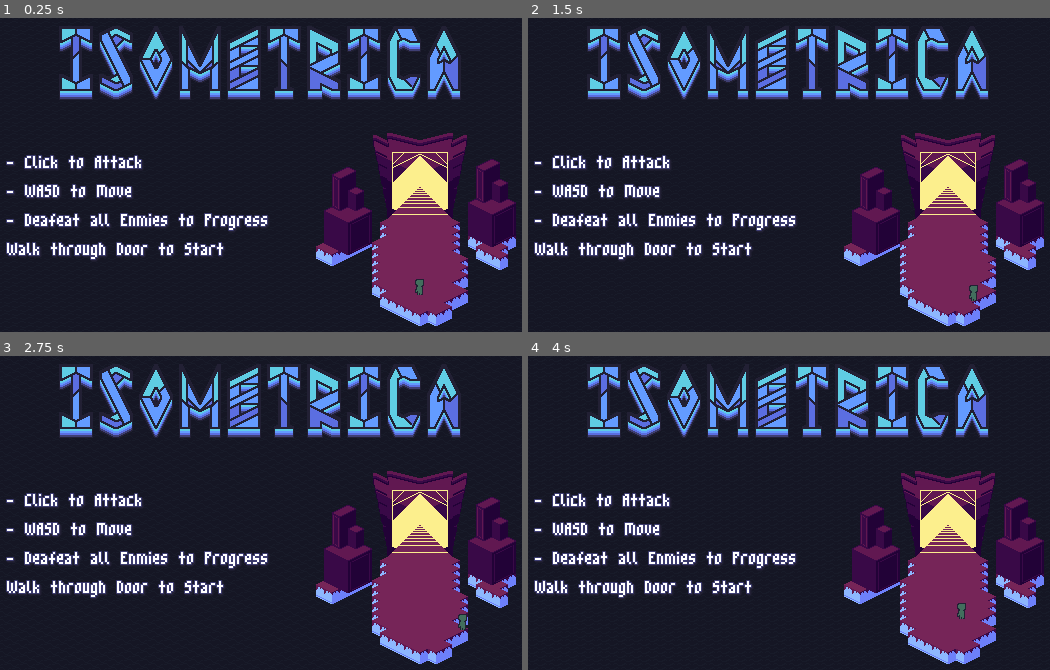
Above: before the commit, frames 1-4 (two rows, left to right).
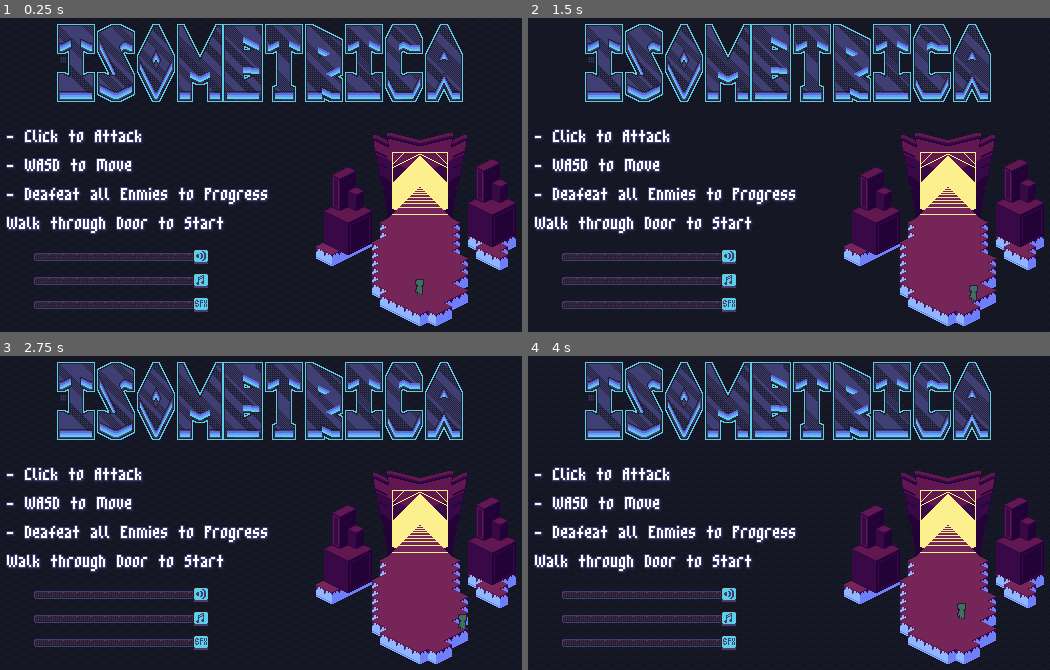
Above: after the commit, the same moments.

Repository: Boxypluto/Isometric-Rougelike
Game: Godot game, scene res://Scenes/Lobby.tscn
Two runs of this game, one before a commit and one after it. Both use one fixed random seed, a clock stepped at 60 frames per second and the inputs below.
Inputs (mouse positions are in pixels of both pictures, inside the frame that each line leads up to):
- Up to frame 1 (0.25 s): no input
- Up to frame 2 (1.5 s): tap Enter at 0.5, 1.25 s; move the mouse to (935, 162) at 0.52 s; press the mouse at (935, 162) at 0.53 s; hold Right (Right) 0.53-1.28 s; move the mouse to (663, 193) at 1.27 s; release the mouse at (663, 193) at 1.28 s; hold Down (Down) from 1.28 s (still down); tap Shift (Dash) at 1.35 s
- Up to frame 3 (2.75 s): tap Enter at 2 s; move the mouse to (328, 447) at 2.02 s; release Down (Down) at 2.03 s; press the mouse at (328, 447) at 2.03 s; hold Right (Right) from 2.03 s (still down)
- Up to frame 4 (4 s): tap Enter at 2.75, 3.5 s; move the mouse to (757, 578) at 2.77 s; release Right (Right) at 2.78 s; release the mouse at (757, 578) at 2.78 s; hold Up (Up) 2.78-3.53 s; tap Shift (Dash) at 2.85 s; move the mouse to (982, 563) at 3.52 s; press the mouse at (982, 563) at 3.53 s; hold Left (Left) from 3.53 s (still down)

The runs differ from the first frame. In frame 1, 19% of the frame differs, in the area x 1-89%, y 1-94%; in frame 2, 19%; in frame 3, 19%; in frame 4, 19%.

Commit message:
Build Changes 1

Diff:
--- a/Scenes/Lobby.tscn
+++ b/Scenes/Lobby.tscn
@@ -94,9 +94,9 @@
 
 [node name="Label" type="Label" parent="Y-Sortables/Objects"]
 offset_left = -413.0
-offset_top = -85.0
+offset_top = -111.0
 offset_right = -151.0
-offset_bottom = 28.0
+offset_bottom = 2.0
 text = "- Click to Attack
 - WASD to Move
 - Deafeat all Enmies to Progress
@@ -135,10 +135,10 @@
 texture = ExtResource("9_iiwxd")
 
 [node name="MasterVolume" type="HSlider" parent="Y-Sortables/Objects"]
-offset_left = -713.0
-offset_top = -109.0
-offset_right = -538.0
-offset_bottom = -93.0
+offset_left = -386.0
+offset_top = 18.0
+offset_right = -211.0
+offset_bottom = 34.0
 theme = SubResource("Theme_s5d5j")
 max_value = 1.0
 step = 0.05
@@ -146,10 +146,10 @@
 Bus = "Master"
 
 [node name="MusicVolume" type="HSlider" parent="Y-Sortables/Objects"]
-offset_left = -713.0
-offset_top = -85.0
-offset_right = -538.0
-offset_bottom = -69.0
+offset_left = -386.0
+offset_top = 42.0
+offset_right = -211.0
+offset_bottom = 58.0
 theme = SubResource("Theme_mldha")
 max_value = 1.0
 step = 0.05
@@ -157,10 +157,10 @@
 Bus = "Music"
 
 [node name="SFXVolume" type="HSlider" parent="Y-Sortables/Objects"]
-offset_left = -713.0
-offset_top = -61.0
-offset_right = -538.0
-offset_bottom = -45.0
+offset_left = -386.0
+offset_top = 66.0
+offset_right = -211.0
+offset_bottom = 82.0
 theme = SubResource("Theme_tp7ma")
 max_value = 4.0
 step = 0.05
Binary file changed: Objects/Lobby/9-PATCH.aseprite
Binary file changed: Objects/Lobby/9-PATCH.png
Binary file changed: Objects/Lobby/MasterSlider.aseprite
Binary file changed: Objects/Lobby/MasterSlider.png
Binary file changed: Objects/Lobby/MusicSlider.aseprite
Binary file changed: Objects/Lobby/MusicSlider.png
Binary file changed: Objects/Lobby/SFXSlider.aseprite
Binary file changed: Objects/Lobby/SFXSlider.png
Binary file changed: Sprites/Title.aseprite
Binary file changed: Sprites/Title.png
Not shown, changed: export_presets.cfg
Not shown, changed: Isometric Rougelike.pck
(and 3 more such lines)
